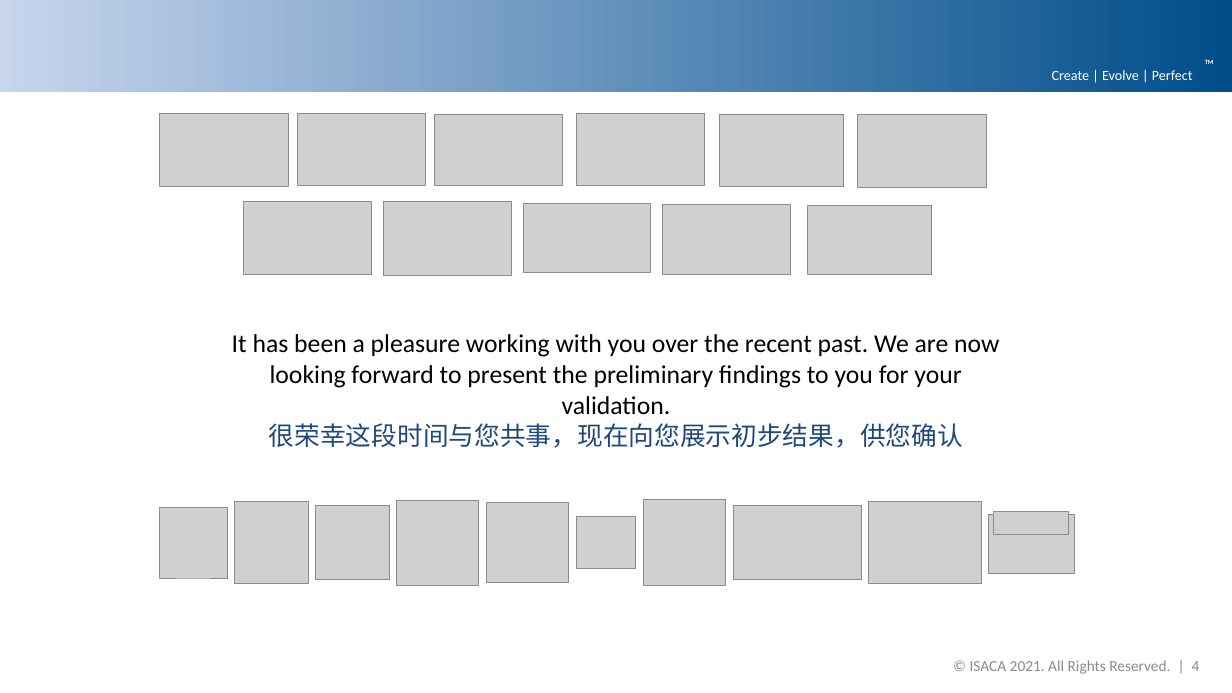
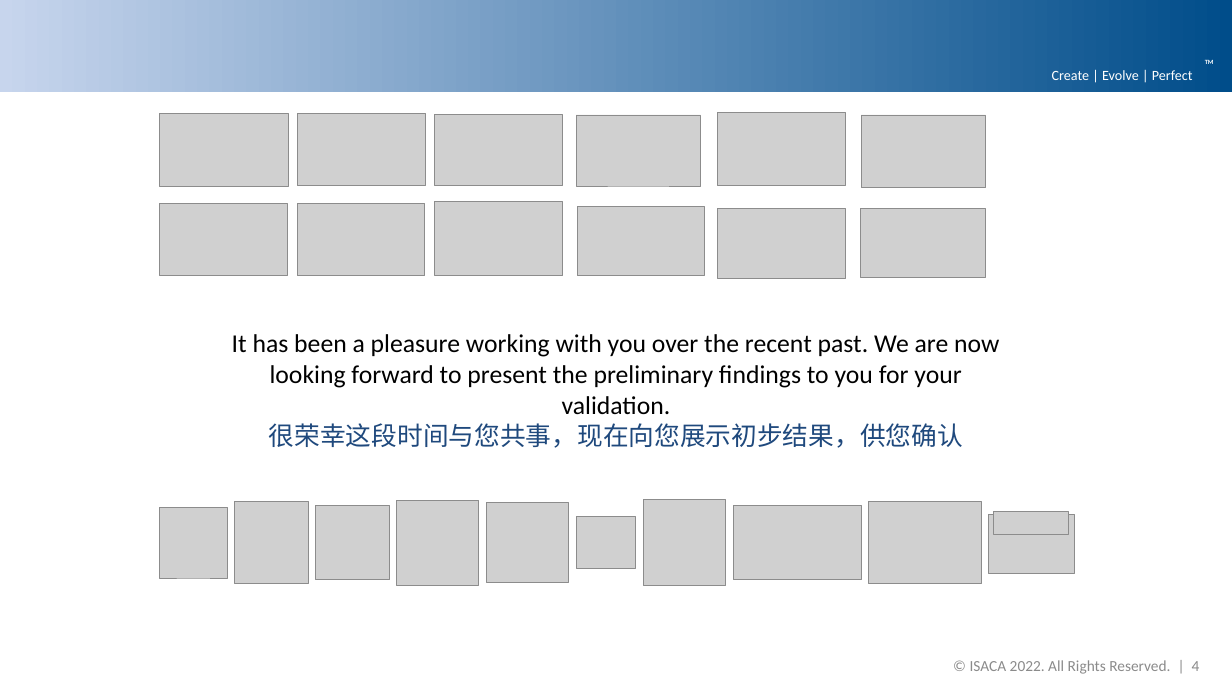
Before and after one commit to DemixTech/CMMITools, a slide deck: slide 4 of 2021-04-12to04-16 (A5) C53517 SoftMARS/21_10v01_MarsBaseAlpha_PreliminaryFindings.pptx. Drawn at 1232x693 pixels with LibreOffice and Linux fonts; fonts in the diff are those of the drawing; grey boxes stand for pictures; background and template pictures are left out. Boxes give left, top, right and bottom in pixels: in the first picture for what was removed or moved away, otherwise in the second. Text is boxed around its words. In the diff, an @@ line names an element or a change of style, - is before the commit and + after.

Commit message:
Demix Process Improvements #10
Update list (All presentation, and Plans)
1) pptxCover B26 changed CMMI Institute to ISACA, B30 changed SCAMPI to CMMI® Benchmark.
2) Updated Slide master to ISACA 2022.
3) Changed CN colour to #1F497D.
4) Added CN to Performance report, Ratings, and Team signature page.
5) Updated flags with India (Alphabetically)
6) Updated CMMI Dev logo
7) Changed "Chinese name" to "Indigenous name" and updated pptx. links.
8) Changed CN 'weakness "弱点" to "弱项".
9) Added and optional Agenda slide at the back for those who wants to use it.

```diff
--- a/2021-04-12to04-16 (A5) C53517 SoftMARS/21_10v01_MarsBaseAlpha_PreliminaryFindings.pptx
+++ b/2021-04-12to04-16 (A5) C53517 SoftMARS/21_10v01_MarsBaseAlpha_PreliminaryFindings.pptx
@@ picture added at (576, 115, 701, 186) @@
@@ picture: place and size @@
-picture at (577, 114, 705, 187)
+picture at (718, 113, 847, 186)
@@ picture: place and size @@
-picture at (720, 114, 845, 187)
+picture at (861, 115, 986, 188)
@@ picture: place and size @@
-picture at (859, 115, 987, 187)
+picture at (159, 203, 287, 275)
@@ picture: place and size @@
-picture at (243, 201, 371, 274)
+picture at (298, 203, 425, 276)
@@ picture: place and size @@
-picture at (384, 201, 511, 275)
+picture at (435, 201, 563, 275)
@@ 3 pictures: place and size @@
-3 pictures at (524, 203, 932, 275)
+3 pictures at (578, 207, 985, 279)
@@ text at (970, 660, 1200, 674): text changed @@
-© ISACA 2021. All Rights Reserved. | 4
+© ISACA 2022. All Rights Reserved. | 4
```
Also in this commit, not shown: 24 other slides changed, 12 other files.
